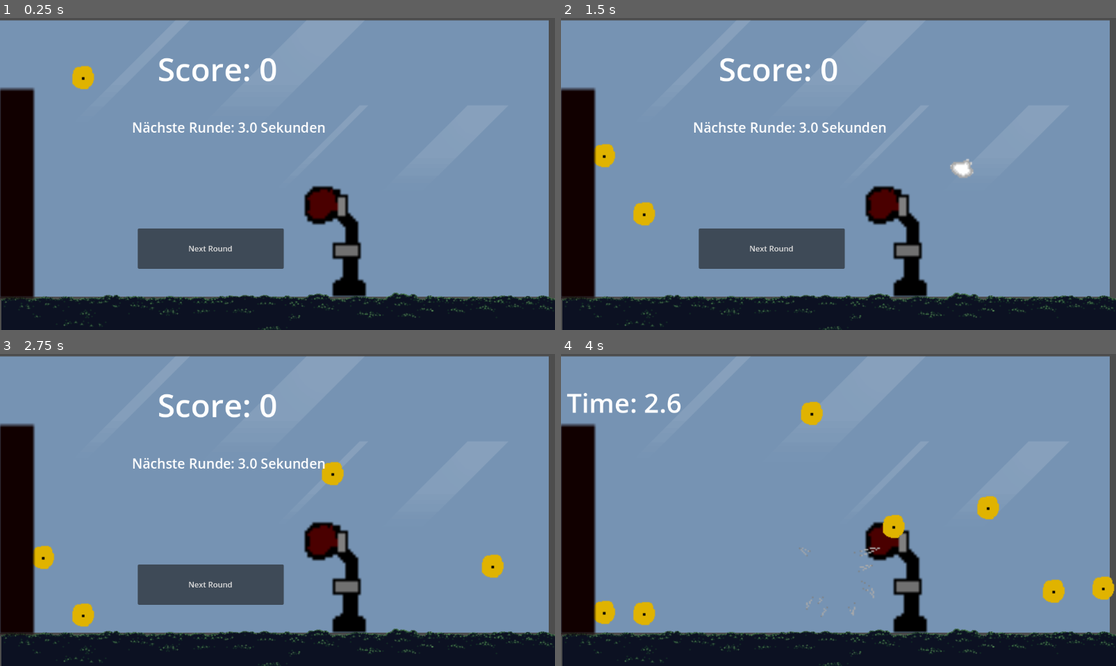
Above: before the commit, frames 1-4 (two rows, left to right).
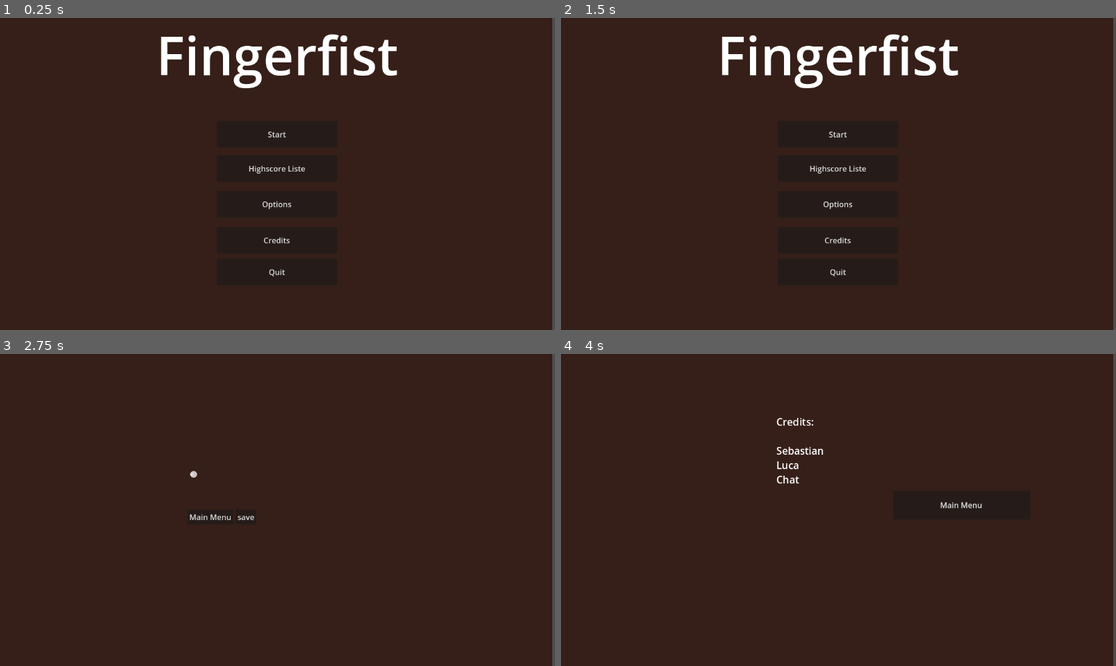
Above: after the commit, the same moments.

Repository: HaMeiAltVergessen/FingerFist
Game: Godot game, scene res://scenes/MainMenu.tscn
Same seed, same stepped clock (60 frames per second), same inputs: the game is played once before the commit and once after it. Before the commit the project starts from res://scenes/Game.tscn.
Inputs (mouse positions are in pixels of both pictures, inside the frame that each line leads up to):
- Up to frame 1 (0.25 s): no input
- Up to frame 2 (1.5 s): click (838, 167) at 0.5 s, where only the run after the commit has a clickable "Highscore Liste"; click (960, 167) at 1.25 s, where only the run after the commit has a clickable "Main Menu"
- Up to frame 3 (2.75 s): click (277, 541) at 2 s, where only the run after the commit has a clickable "Options"
- Up to frame 4 (4 s): click (771, 516) at 2.75 s, where only the run after the commit has a clickable "Main Menu"; click (838, 575) at 3.5 s, where only the run after the commit has a clickable "Credits"

The runs differ from the first frame. In frame 1, 99% of the frame differs, in the area x 0-100%, y 0-100%; in frame 2, 99%; in frame 3, 99%; in frame 4, 99%.

Commit message:
Main Menu
Menüs eingebaut, Bis auf Options funktioniert alles.
Options ist noch kinda leer, nur der back button ist mit drin.

Diff:
--- a/project.godot
+++ b/project.godot
@@ -11,7 +11,7 @@
 [application]
 
 config/name="TEST Fingerfist"
-run/main_scene="uid://dlunabrdogtq7"
+run/main_scene="uid://4vxgntmtjd1p"
 config/features=PackedStringArray("4.4", "GL Compatibility")
 config/icon="res://icon.svg"
 
--- /dev/null
+++ b/scenes/Credits.tscn
@@ -0,0 +1,40 @@
+[gd_scene load_steps=3 format=3 uid="uid://dhxeh83wix176"]
+
+[ext_resource type="Script" uid="uid://ccqlcyul1lj74" path="res://scenes/credits.gd" id="1_spvsy"]
+[ext_resource type="AudioStream" uid="uid://d2lqhmqvgerhb" path="res://Audio/Fingerfist Ost 05.mp3" id="2_gw1d4"]
+
+[node name="Credits" type="Node2D"]
+script = ExtResource("1_spvsy")
+
+[node name="ColorRect" type="ColorRect" parent="."]
+offset_right = 1146.0
+offset_bottom = 654.0
+color = Color(0.166246, 0.0380521, 0, 0.678431)
+
+[node name="MusicPlayer" type="AudioStreamPlayer2D" parent="."]
+stream = ExtResource("2_gw1d4")
+volume_db = -7.495
+pitch_scale = 0.53
+autoplay = true
+
+[node name="RichTextLabel" type="RichTextLabel" parent="."]
+offset_left = 447.0
+offset_top = 126.0
+offset_right = 576.0
+offset_bottom = 419.0
+theme_override_font_sizes/normal_font_size = 21
+text = "Credits:
+
+Sebastian
+Luca
+Chat"
+
+[node name="MainMenu" type="Button" parent="."]
+offset_left = 689.0
+offset_top = 284.0
+offset_right = 974.0
+offset_bottom = 344.0
+text = "Main Menu
+"
+
+[connection signal="pressed" from="MainMenu" to="." method="_on_main_menu_pressed"]
--- a/scenes/Game.tscn
+++ b/scenes/Game.tscn
@@ -21,7 +21,7 @@
 [ext_resource type="AudioStream" uid="uid://brgaar6u0c06e" path="res://Audio/BoxPunch08.mp3" id="18_0bq3a"]
 [ext_resource type="AudioStream" uid="uid://xbppsmmniub0" path="res://Audio/BoxPunch09.mp3" id="19_754j2"]
 [ext_resource type="AudioStream" uid="uid://cwhwhslpss8ag" path="res://Audio/BoxPunch10.mp3" id="20_i4jil"]
-[ext_resource type="PackedScene" uid="uid://d1ght2py6617r" path="res://spawner.tscn" id="22_attvq"]
+[ext_resource type="PackedScene" uid="uid://d1ght2py6617r" path="res://scenes/spawner.tscn" id="22_attvq"]
 
 [node name="Game" type="Node2D"]
 script = ExtResource("1_attvq")
@@ -194,26 +194,35 @@
 
 [node name="RetryButton" type="Button" parent="EndScreen"]
 z_index = 1
-offset_left = 122.0
-offset_top = 286.0
-offset_right = 254.0
-offset_bottom = 440.0
-theme_override_font_sizes/font_size = 44
+anchors_preset = -1
+anchor_left = 0.0147569
+anchor_top = -0.192901
+anchor_right = 0.0850694
+anchor_bottom = -0.121914
+offset_left = 62.0
+offset_top = 363.0
+offset_right = 194.0
+offset_bottom = 517.0
+theme_override_font_sizes/font_size = 22
 text = "Retry"
 metadata/_edit_use_anchors_ = true
 
 [node name="HighscoreLabel" type="Label" parent="EndScreen"]
-offset_left = 899.0
-offset_right = 1123.0
-offset_bottom = 649.0
+anchors_preset = -1
+anchor_left = 0.116319
+anchor_right = 0.196181
+offset_left = 658.0
+offset_top = -4.0
+offset_right = 882.0
+offset_bottom = 645.0
 theme_override_font_sizes/font_size = 22
 metadata/_edit_use_anchors_ = true
 
 [node name="ShopButton" type="Button" parent="EndScreen"]
-offset_left = 400.0
-offset_top = 314.0
-offset_right = 591.0
-offset_bottom = 386.0
+offset_left = 378.0
+offset_top = 258.0
+offset_right = 569.0
+offset_bottom = 420.0
 text = "Shop"
 
 [connection signal="timeout" from="GameTimer" to="." method="_on_game_timer_timeout"]
--- /dev/null
+++ b/scenes/HighscoreScreen.gd
@@ -0,0 +1,19 @@
+extends Node2D
+
+@onready var highscore_label: Label =$HighscoreLabel
+
+
+func _ready() -> void:
+		# === WICHTIG: global speichern (einmal) ===
+	Global.load_progress()
+	_update_highscore_list()
+
+func _update_highscore_list() -> void:
+	var text := "Highscores:\n"
+	for i in range(min(10, Global.highscores.size())):
+		text += "%d. %d\n" % [i + 1, Global.highscores[i]]
+	highscore_label.text = text
+		# === WICHTIG: global speichern (einmal) ===
+
+func _on_main_menu_pressed() -> void:
+	get_tree().change_scene_to_file("res://scenes/MainMenu.tscn")
--- /dev/null
+++ b/scenes/HighscoreScreen.tscn
@@ -0,0 +1,36 @@
+[gd_scene load_steps=3 format=3 uid="uid://bd1ru1cfoi4mk"]
+
+[ext_resource type="Script" uid="uid://bgkj03s2r2cco" path="res://scenes/HighscoreScreen.gd" id="1_vvh6p"]
+[ext_resource type="AudioStream" uid="uid://d2lqhmqvgerhb" path="res://Audio/Fingerfist Ost 05.mp3" id="2_dbk2a"]
+
+[node name="HighscoreScreen" type="Node2D"]
+script = ExtResource("1_vvh6p")
+
+[node name="ColorRect" type="ColorRect" parent="."]
+offset_right = 1146.0
+offset_bottom = 654.0
+color = Color(0.166246, 0.0380521, 0, 0.678431)
+
+[node name="HighscoreLabel" type="Label" parent="."]
+offset_left = 301.0
+offset_top = -2.0
+offset_right = 525.0
+offset_bottom = 647.0
+theme_override_font_sizes/font_size = 22
+metadata/_edit_use_anchors_ = true
+
+[node name="MainMenu" type="Button" parent="."]
+offset_left = 689.0
+offset_top = 284.0
+offset_right = 974.0
+offset_bottom = 344.0
+text = "Main Menu
+"
+
+[node name="MusicPlayer" type="AudioStreamPlayer2D" parent="."]
+stream = ExtResource("2_dbk2a")
+volume_db = -7.495
+pitch_scale = 0.7
+autoplay = true
+
+[connection signal="pressed" from="MainMenu" to="." method="_on_main_menu_pressed"]
--- a/scenes/MainMenu.tscn
+++ b/scenes/MainMenu.tscn
@@ -1,6 +1,7 @@
-[gd_scene load_steps=2 format=3 uid="uid://4vxgntmtjd1p"]
+[gd_scene load_steps=3 format=3 uid="uid://4vxgntmtjd1p"]
 
 [ext_resource type="Script" uid="uid://cgbelsi85bf64" path="res://scripts/MainMenu.gd" id="1_yqorp"]
+[ext_resource type="AudioStream" uid="uid://d2lqhmqvgerhb" path="res://Audio/Fingerfist Ost 05.mp3" id="2_0ykhv"]
 
 [node name="MainMenu" type="Node2D"]
 
@@ -62,3 +63,15 @@
 offset_bottom = 555.0
 text = "Quit
 "
+
+[node name="MusicPlayer" type="AudioStreamPlayer2D" parent="."]
+stream = ExtResource("2_0ykhv")
+volume_db = -7.495
+pitch_scale = 0.7
+autoplay = true
+
+[connection signal="pressed" from="StartButton" to="ColorRect" method="_on_start_button_pressed"]
+[connection signal="pressed" from="HighscoreButton" to="ColorRect" method="_on_highscore_pressed"]
+[connection signal="pressed" from="OptionButton" to="ColorRect" method="_on_option_pressed"]
+[connection signal="pressed" from="CreditsButton" to="ColorRect" method="_on_credits_pressed"]
+[connection signal="pressed" from="QuitButton" to="ColorRect" method="_on_quit_pressed"]
--- /dev/null
+++ b/scenes/Options.tscn
@@ -0,0 +1,69 @@
+[gd_scene load_steps=3 format=3 uid="uid://bhsa7g0hs5vb8"]
+
+[ext_resource type="Script" uid="uid://qhqdpk2sn1rl" path="res://scenes/options.gd" id="1_j6yq7"]
+[ext_resource type="AudioStream" uid="uid://d2lqhmqvgerhb" path="res://Audio/Fingerfist Ost 05.mp3" id="2_ckjey"]
+
+[node name="Options" type="Control"]
+layout_mode = 3
+anchors_preset = 0
+script = ExtResource("1_j6yq7")
+
+[node name="ColorRect" type="ColorRect" parent="."]
+layout_mode = 0
+offset_right = 1146.0
+offset_bottom = 654.0
+color = Color(0.166246, 0.0380521, 0, 0.678431)
+
+[node name="MarginContainer" type="MarginContainer" parent="."]
+layout_mode = 0
+offset_left = 389.0
+offset_top = 215.0
+offset_right = 585.0
+offset_bottom = 377.0
+
+[node name="VBoxContainer" type="VBoxContainer" parent="MarginContainer"]
+layout_mode = 2
+
+[node name="Label" type="Label" parent="MarginContainer/VBoxContainer"]
+layout_mode = 2
+
+[node name="VBoxContainer (Music)" type="HBoxContainer" parent="MarginContainer/VBoxContainer"]
+layout_mode = 2
+
+[node name="Label_Music" type="Label" parent="MarginContainer/VBoxContainer/VBoxContainer (Music)"]
+layout_mode = 2
+
+[node name="HSlider" type="HSlider" parent="MarginContainer/VBoxContainer/VBoxContainer (Music)"]
+layout_mode = 2
+
+[node name="HBoxContainer (SFX)" type="HBoxContainer" parent="MarginContainer/VBoxContainer"]
+layout_mode = 2
+
+[node name="Label" type="Label" parent="MarginContainer/VBoxContainer/HBoxContainer (SFX)"]
+layout_mode = 2
+
+[node name="HBoxContainer (Vibrition)" type="HBoxContainer" parent="MarginContainer/VBoxContainer"]
+layout_mode = 2
+
+[node name="Vibrition" type="Label" parent="MarginContainer/VBoxContainer/HBoxContainer (Vibrition)"]
+layout_mode = 2
+
+[node name="HBoxContainer (Save)" type="HBoxContainer" parent="MarginContainer/VBoxContainer"]
+layout_mode = 2
+
+[node name="MainMenu" type="Button" parent="MarginContainer/VBoxContainer/HBoxContainer (Save)"]
+layout_mode = 2
+text = "Main Menu
+"
+
+[node name="SaveButton" type="Button" parent="MarginContainer/VBoxContainer/HBoxContainer (Save)"]
+layout_mode = 2
+text = "save"
+
+[node name="MusicPlayer" type="AudioStreamPlayer2D" parent="."]
+stream = ExtResource("2_ckjey")
+volume_db = -7.495
+pitch_scale = 0.7
+autoplay = true
+
+[connection signal="pressed" from="MarginContainer/VBoxContainer/HBoxContainer (Save)/MainMenu" to="." method="_on_main_menu_pressed"]
--- a/scenes/Shop.tscn
+++ b/scenes/Shop.tscn
@@ -1,9 +1,16 @@
-[gd_scene load_steps=2 format=3 uid="uid://daiaf088bqoii"]
+[gd_scene load_steps=3 format=3 uid="uid://daiaf088bqoii"]
 
 [ext_resource type="Script" uid="uid://bterfc3ysab76" path="res://scripts/Shop.gd" id="1_rgcs7"]
+[ext_resource type="Script" uid="uid://cgbelsi85bf64" path="res://scripts/MainMenu.gd" id="2_ec5oe"]
 
 [node name="Shop" type="Node2D"]
 script = ExtResource("1_rgcs7")
+
+[node name="ColorRect" type="ColorRect" parent="."]
+offset_right = 1146.0
+offset_bottom = 654.0
+color = Color(0.166246, 0.0380521, 0, 0.678431)
+script = ExtResource("2_ec5oe")
 
 [node name="CoinsLabel" type="Label" parent="."]
 offset_left = 190.0
@@ -21,8 +28,17 @@
 [node name="Return" type="Button" parent="."]
 offset_left = 205.0
 offset_top = 435.0
-offset_right = 709.0
-offset_bottom = 565.0
+offset_right = 708.0
+offset_bottom = 495.0
 text = "Return"
 
+[node name="MainMenu" type="Button" parent="."]
+offset_left = 206.0
+offset_top = 511.0
+offset_right = 709.0
+offset_bottom = 571.0
+text = "Main Menu
+"
+
 [connection signal="pressed" from="Return" to="." method="_on_return_pressed"]
+[connection signal="pressed" from="MainMenu" to="." method="_on_main_menu_pressed"]
--- /dev/null
+++ b/scenes/credits.gd
@@ -0,0 +1,5 @@
+extends Node2D
+
+
+func _on_main_menu_pressed() -> void:
+	get_tree().change_scene_to_file("res://scenes/MainMenu.tscn")
--- /dev/null
+++ b/scenes/options.gd
@@ -0,0 +1,5 @@
+extends Control
+
+
+func _on_main_menu_pressed() -> void:
+	get_tree().change_scene_to_file("res://scenes/MainMenu.tscn")
--- a/scripts/Game.gd
+++ b/scripts/Game.gd
@@ -142,19 +142,14 @@
 	game_active = false
 	can_spawn_coins = false
 	round_count += 1
-
 	# Falls noch Runden übrig -> Pause
 	if round_count < rounds_total:
 		_show_pause_screen()
-
 	else:
 		# Runde komplettiert -> Endscreen
 		end_screen.visible = true
 		final_score_label.text = "Final Score: %d" % score
 		timer_label.visible = false
-
-
-
 		# === WICHTIG: global speichern (einmal) ===
 		Global.add_score(score)            # aktualisiert Global.total_score & Global.highscores & speichert
 		_apply_progression()               # falls neue Level unlocked wurden, aktualisieren
--- a/scripts/MainMenu.gd
+++ b/scripts/MainMenu.gd
@@ -1,15 +1,6 @@
 extends Control
 
-@onready var start_button: Button = $StartButton
-@onready var highscore_button: Button = $HighscoreButton
-@onready var quit_button: Button = $QuitButton
-
-func _ready() -> void:
-	start_button.pressed.connect(_on_start_pressed)
-	highscore_button.pressed.connect(_on_highscore_pressed)
-	quit_button.pressed.connect(_on_quit_pressed)
-
-func _on_start_pressed() -> void:
+func _on_start_button_pressed() -> void:
 	get_tree().change_scene_to_file("res://scenes/Game.tscn")
 
 func _on_highscore_pressed() -> void:
@@ -17,3 +8,11 @@
 
 func _on_quit_pressed() -> void:
 	get_tree().quit()
+
+
+func _on_option_pressed() -> void:
+	get_tree().change_scene_to_file("res://scenes/Options.tscn")
+
+
+func _on_credits_pressed() -> void:
+	get_tree().change_scene_to_file("res://scenes/Credits.tscn")
--- a/scripts/Shop.gd
+++ b/scripts/Shop.gd
@@ -93,3 +93,7 @@
 # ----------------------------
 func _on_return_pressed() -> void:
 	get_tree().change_scene_to_file("res://scenes/Game.tscn")
+
+
+func _on_main_menu_pressed() -> void:
+	get_tree().change_scene_to_file("res://scenes/MainMenu.tscn")
Not shown, added: scenes/HighscoreScreen.gd.uid
Not shown, added: scenes/credits.gd.uid
Not shown, added: scenes/options.gd.uid
Renamed: spawner.tscn -> scenes/spawner.tscn
